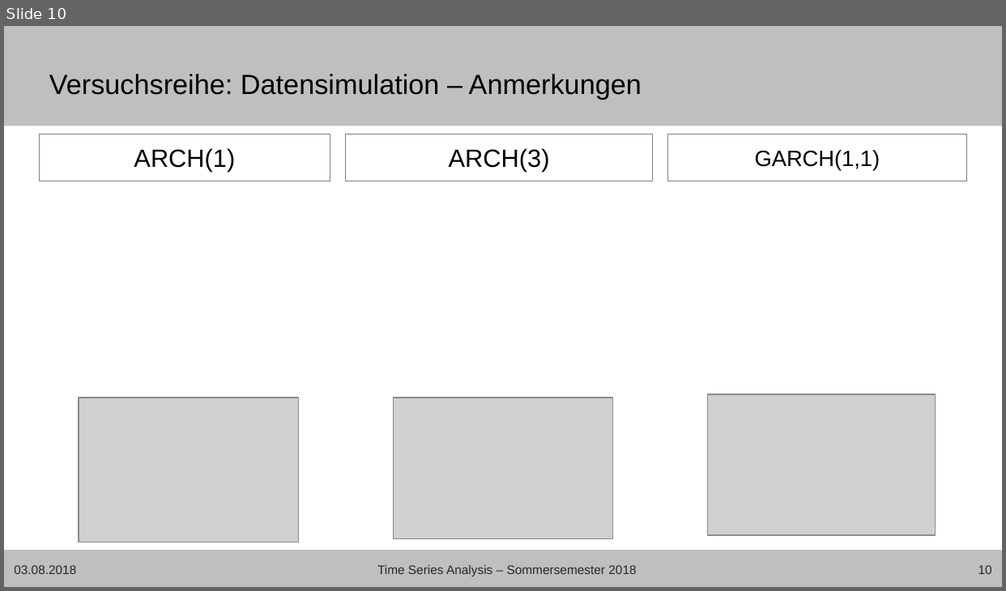
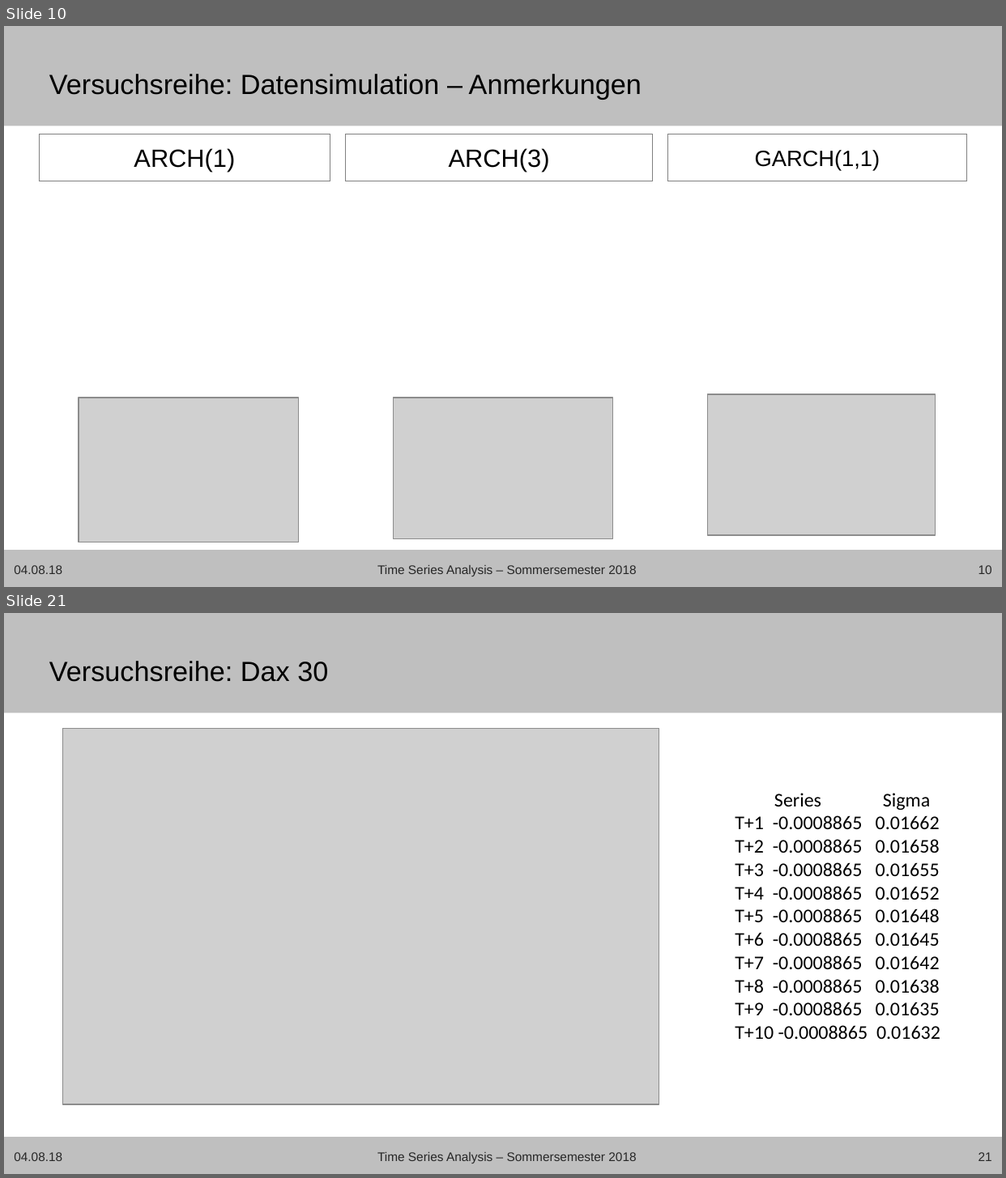
Before and after one commit to Janis90/time-series-anaysis, a slide deck: presentation/tsa_presentation_final.pptx. Shown one above the other, each under a label of ours: slide 10 before the commit, slides 10 and 21 after it; the slides between them are not shown. The pictures are 1006x591 and 1006x1178 pixels, drawn with LibreOffice and Linux fonts; fonts in the diff are those of the drawing; grey boxes stand for pictures; background and template pictures are left out. Boxes give left, top, right and bottom in pixels: in the first picture for what was removed or moved away, otherwise in the second. Text is boxed around its words. In the diff, an @@ line names an element or a change of style, - is before the commit and + after.

```diff
--- a/presentation/tsa_presentation_final.pptx
+++ b/presentation/tsa_presentation_final.pptx
@@ slide 21 added at box(4, 613, 1002, 1174), background #FFFFFF; not listed: 2 template elements that a slide beside it also shows @@
@@ title added at box(49, 661, 328, 682), 20 pt, text #000000 @@
+Versuchsreihe: Dax 30
@@ picture added at box(63, 729, 659, 1105) @@
@@ text added at box(735, 793, 940, 1039), 14 pt, text #000000 @@
+Series Sigma
+T+1 -0.0008865 0.01662
+T+2 -0.0008865 0.01658
+T+3 -0.0008865 0.01655
+T+4 -0.0008865 0.01652
+T+5 -0.0008865 0.01648
+T+6 -0.0008865 0.01645
+T+7 -0.0008865 0.01642
+T+8 -0.0008865 0.01638
+T+9 -0.0008865 0.01635
+T+10 -0.0008865 0.01632
@@ text added at box(14, 1152, 62, 1161), 9 pt, text #262626 @@
+04.08.18
@@ text added at box(377, 1152, 636, 1164), 9 pt, text #262626 @@
+Time Series Analysis – Sommersemester 2018
@@ page number added at box(978, 1152, 992, 1161), 9 pt, text #262626 @@
+21
@@ slide 10 changed as well @@
@@ text at box(14, 565, 62, 574): text changed @@
-03.08.2018
+04.08.18
```
Also in this commit, not shown: 14 other slides changed, 7 other slides added, 16 other files.
